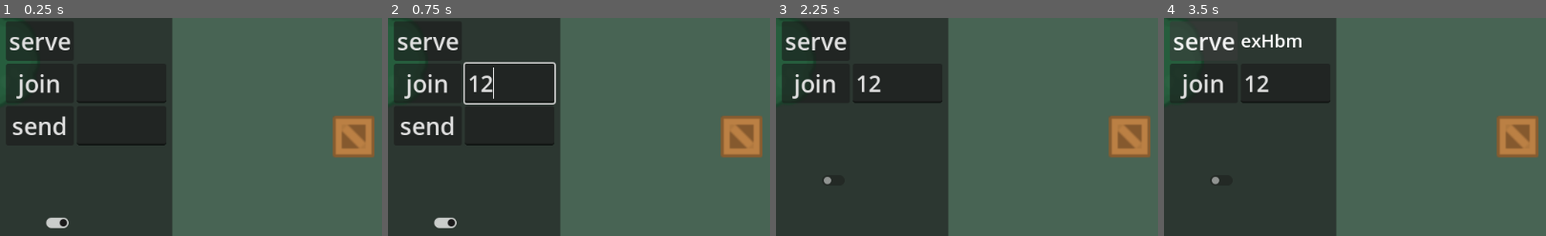
Above: before the commit, frames 1-4 (left to right).
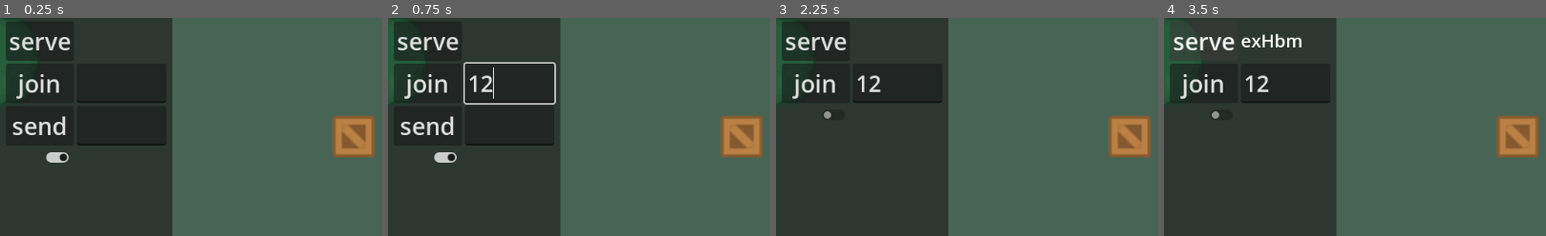
Above: after the commit, the same moments.

Repository: JosePedroDias/godot-peer-mp-with-tube
Game: Godot game, scene res://scenes/main.tscn
The game is run twice, just before and just after one commit, with the same random seed, the same clock (stepped at 60 frames per second) and the same inputs.
Inputs (mouse positions are % of the whole screen's width and height, from its top left; square brackets give the same spot before the commit, where the layout moved):
- Up to frame 1 (0.25 s): no input
- Up to frame 2 (0.75 s): click (16, 48) at 0.52 s; type "12" at 0.6 s
- Up to frame 3 (2.25 s): click (16, 58) at 0.75 s; type "12" at 0.83 s; click "send" at 1.25 s; click (5, 65) [5, 80] at 2 s
- Up to frame 4 (3.5 s): click "serve" at 2.75 s
The pictures show only the part of the screen within x 0-50%, y 33-83%; the shares and areas given below are measured in that part.

The runs differ from the first frame. In frame 1, 0.5% of the frame differs, in the area x 12-18%, y 61-97%; in frame 2, 0.5%; in frame 3, 0.1%; in frame 4, 0.1%.

Commit message:
fix chat scroll; show player ids and offline

Diff:
--- a/scenes/p2pform.tscn
+++ b/scenes/p2pform.tscn
@@ -49,7 +49,6 @@
 size_flags_horizontal = 3
 
 [node name="DismissButton" type="CheckButton" parent="MarginContainer/GridContainer"]
-custom_minimum_size = Vector2(0, 200)
 layout_mode = 2
 size_flags_vertical = 0
 focus_mode = 0
@@ -57,7 +56,7 @@
 
 [node name="ScrollContainer" type="ScrollContainer" parent="MarginContainer/GridContainer"]
 layout_mode = 2
-size_flags_vertical = 3
+size_flags_vertical = 0
 horizontal_scroll_mode = 0
 vertical_scroll_mode = 4
 
--- a/scripts/main.gd
+++ b/scripts/main.gd
@@ -17,6 +17,8 @@
 	tube_client.session_created.connect(_on_session_created)
 	tube_client.session_joined.connect(_on_session_joined)
 	tube_client.peer_connected.connect(_on_peer_connected)
+	tube_client.peer_disconnected.connect(_on_peer_disconnected)
+	tube_client.session_left.connect(_on_session_left)
 	terrain.peer_data = peer_data
 
 	# Add UI controls only on mobile devices (mobile OS or portrait orientation)
@@ -61,7 +63,19 @@
 	if terrain.my_id.length() > 0: return
 	terrain.my_id = id
 	peer_data.set(id, PeerData.new())
+	terrain.is_connected_to_server = true
 
 func _on_peer_connected(_id):
 	var id = str(_id)
 	peer_data.set(id, PeerData.new())
+
+func _on_peer_disconnected(_id):
+	var id = str(_id)
+	peer_data.erase(id)
+
+func _on_session_left():
+	if not tube_client.is_server:
+		print("went offline")
+		DisplayServer.window_set_title("offline")
+		terrain.is_connected_to_server = false
+		# still errors out :/
--- a/scripts/p2pform.gd
+++ b/scripts/p2pform.gd
@@ -23,6 +23,9 @@
 	send_btn.pressed.connect(_on_send_btn_pressed)
 	send_ed.text_submitted.connect(_on_send_ed_text_submitted)
 	dismiss_btn.toggled.connect(_on_dismiss_btn_toggled)
+
+	# Initialize scroll container based on initial toggle state
+	_on_dismiss_btn_toggled(dismiss_btn.button_pressed)
 
 	if OS.get_name() == "Web":
 		var join = JavaScriptBridge.eval("new URLSearchParams(location.search).get('join')", true)
@@ -79,17 +82,27 @@
 	var msg: String = send_ed.text
 	transfer_some_input.rpc(msg)
 	send_ed.text = ""
+	send_ed.grab_focus()  # Keep focus in the text field
 
 func _on_send_ed_text_submitted(msg: String) -> void:
 	"""let's send a message (to everyone)"""
 	transfer_some_input.rpc(msg)
 	send_ed.text = ""
+	send_ed.grab_focus()  # Keep focus in the text field
 
 func _on_dismiss_btn_toggled(mode: bool) -> void:
 	dismiss_btn.release_focus()  # Remove focus to prevent space key from toggling button
 	send_btn.visible = mode
 	send_ed.visible = mode
 	scroll_ctn.visible = mode
+
+	# Adjust scroll container size flags based on toggle state
+	if mode:
+		scroll_ctn.size_flags_vertical = Control.SIZE_EXPAND_FILL  # Expand when visible
+		scroll_ctn.custom_minimum_size = Vector2(0, 100)  # Set minimum height when expanded
+	else:
+		scroll_ctn.size_flags_vertical = Control.SIZE_SHRINK_CENTER  # Shrink when hidden
+		scroll_ctn.custom_minimum_size = Vector2(0, 0)  # No minimum size when hidden
 
 func _on_session_created() -> void:
 	"""show be triggered on the host once session was obtained"""
@@ -109,13 +122,16 @@
 func _log(msg: String) -> void:
 	print(msg)
 	log_lbl.text += "\n" + msg
-	#scroll_ctn.scroll_vertical = scroll_ctn.
-	#scroll_ctn.scroll_vertical += 100
+	# Auto-scroll to bottom when new messages are added
 	_page_down.call_deferred()
 
 func _page_down() -> void:
-	# TODO fix
-	scroll_ctn.scroll_vertical = int(scroll_ctn.get_v_scroll_bar().max_value)
+	# Ensure scroll container scrolls to the bottom
+	await get_tree().process_frame  # Wait for layout update
+	if scroll_ctn.visible:
+		var v_scroll = scroll_ctn.get_v_scroll_bar()
+		if v_scroll:
+			scroll_ctn.scroll_vertical = int(v_scroll.max_value)
 
 func _hide_forms() -> void:
 	serve_btn.visible = false
@@ -132,4 +148,3 @@
 	if txt.length() == 0: return
 	var sender_id = str(multiplayer.get_remote_sender_id())
 	_log(sender_id + ": " + txt)
-	send_ed.call_deferred("grab_focus") # TODO not working?
--- a/scripts/terrain.gd
+++ b/scripts/terrain.gd
@@ -4,6 +4,7 @@
 @onready var spawner: MultiplayerSpawner = $MultiplayerSpawner
 var peer_data: Dictionary[String, PeerData]
 var my_id: String
+var is_connected_to_server: bool = false
 
 var _bullet_sys: BulletSys
 var _spawn_sys: SpawnSys
@@ -99,21 +100,38 @@
 		if tank == null: return
 		_spawn_sys.spawn_fire(tank.position, tank.get_barrel_rotation())
 
+@rpc("any_peer", "call_local", "reliable")
+func set_players(s: String) -> void:
+	DisplayServer.window_set_title("players: " + s)
+
 func _physics_process(delta: float) -> void:
 	if not multiplayer.is_server(): return
 	_bullet_sys.process(delta)
 	_tank_sys.process(delta)
 
+func _update_players() -> void:
+	var players = ""
+	for id_ in peer_data.keys():
+		players += "," + id_
+	set_players.rpc(players.substr(1))
+
+
 func _on_peer_connected(id: int) -> void:
 	#print("Terrain: Peer connected: ", id)
-	if multiplayer.is_server(): _spawn_sys.spawn_tank(str(id))
+	if multiplayer.is_server():
+		_spawn_sys.spawn_tank(str(id))
+		_update_players()
 
 func _on_peer_disconnected(id: int) -> void:
 	#print("Terrain: Peer disconnected: ", id)
-	if multiplayer.is_server(): _spawn_sys.despawn_tank(str(id), false)
+	if multiplayer.is_server():
+		_spawn_sys.despawn_tank(str(id), false)
+		_update_players()
 
 func spawn_tank_for_server() -> void:
-	if multiplayer.is_server() and my_id != "": _spawn_sys.spawn_tank(my_id)
+	if multiplayer.is_server() and my_id != "":
+		_spawn_sys.spawn_tank(my_id)
+		is_connected_to_server = true  # Server is always "connected" to itself
 
 func get_spawned_instances() -> int:
 	return spawner.get_child_count()
